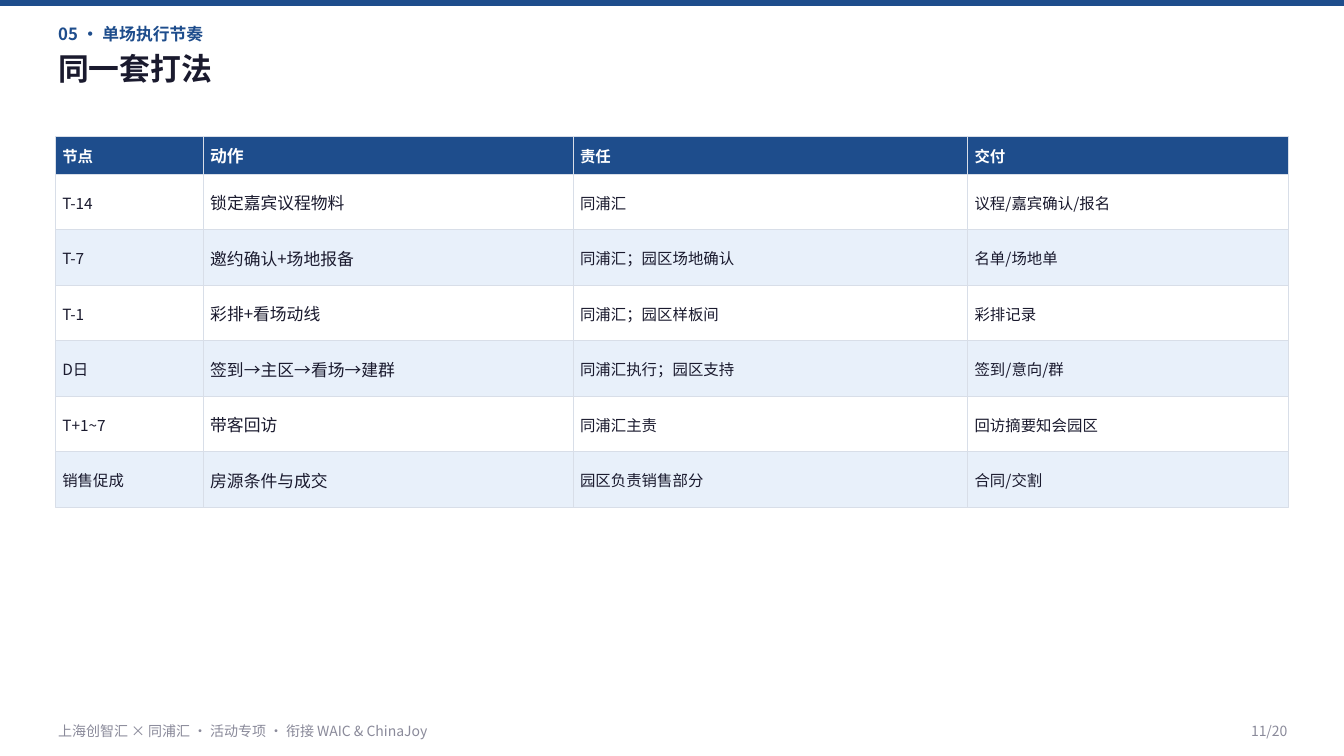
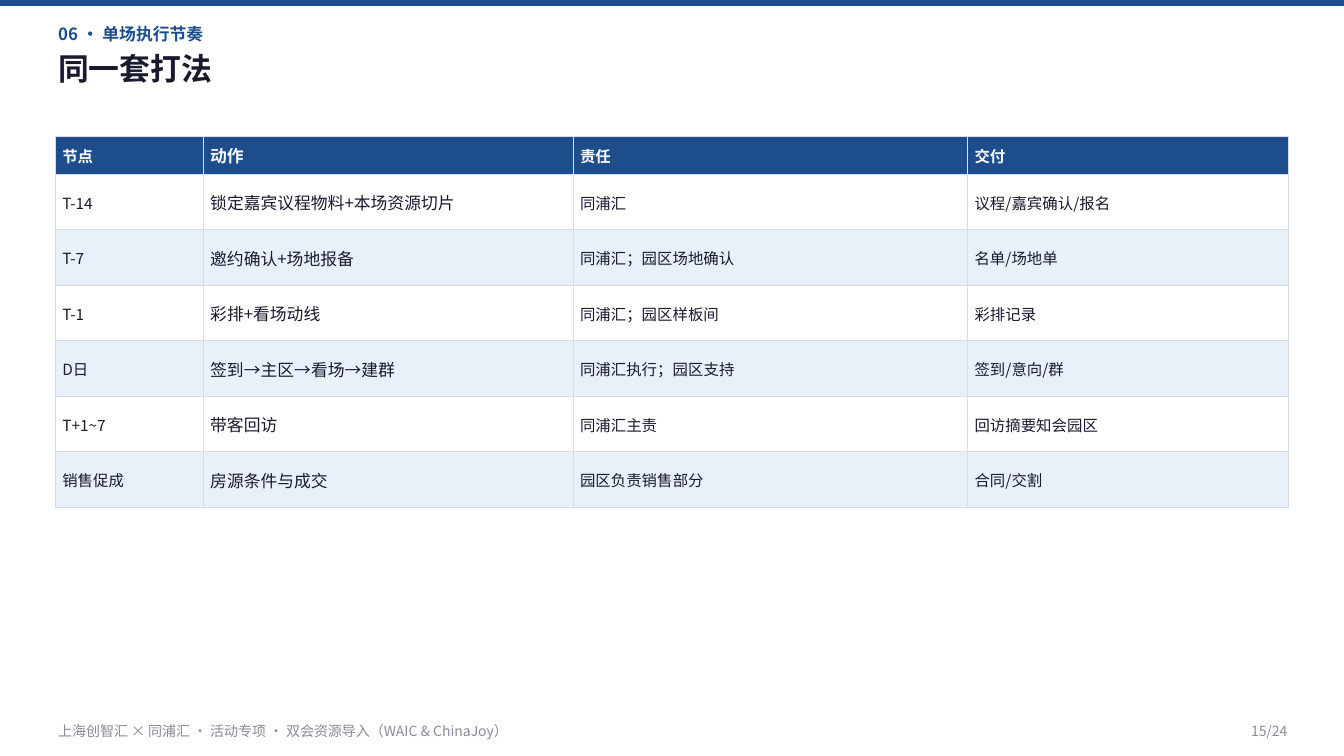
Before and after one commit to hujigang2010-maker/AIDEN, a slide deck: slide 15 of proposal/创智汇30场活动专项交付-修订版.pptx (slide 11 before the commit). Drawn at 1344x756 pixels with LibreOffice and Linux fonts; fonts in the diff are those of the drawing. Boxes give left, top, right and bottom in pixels: in the first picture for what was removed or moved away, otherwise in the second. Text is boxed around its words. In the diff, an @@ line names an element or a change of style, - is before the commit and + after.

```diff
--- a/proposal/创智汇30场活动专项交付-修订版.pptx
+++ b/proposal/创智汇30场活动专项交付-修订版.pptx
@@ text at <box>58,25,203,42</box>: text changed @@
-05 · 单场执行节奏
+06 · 单场执行节奏
@@ text at <box>210,194,454,211</box>: text changed @@
-锁定嘉宾议程物料
+锁定嘉宾议程物料+本场资源切片
@@ text at <box>58,724,508,739</box>: text changed @@
-上海创智汇 × 同浦汇 · 活动专项 · 衔接 WAIC & ChinaJoy
+上海创智汇 × 同浦汇 · 活动专项 · 双会资源导入（WAIC & ChinaJoy）
@@ text at <box>1251,725,1287,738</box>: text changed @@
-11/20
+15/24
```
Also in this commit, not shown: 18 other slides changed, 5 slides added, 1 slide removed, 14 other files.
